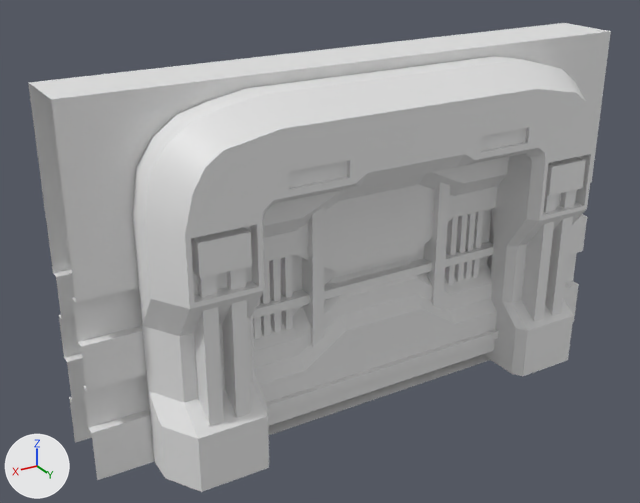
A saved change to the FBX model OMH_Proto/Assets/[Project]/Visuals/ENV/ENV_Decor/ENV_Door/ENV_Airlock/ENV_Objective_Airlock.fbx.
One viewpoint serves both versions: a camera (50 mm lens) standing at (5.3, 8.0, 5.79) and looking at (0.42, -0.12, 1.73). The axes (+X, +Y, +Z) are drawn at lower left. The lights are the same throughout. Vertices at the same position are counted once.

In view in the first picture: 'AirlockDoor', 'AirlockFrame'.
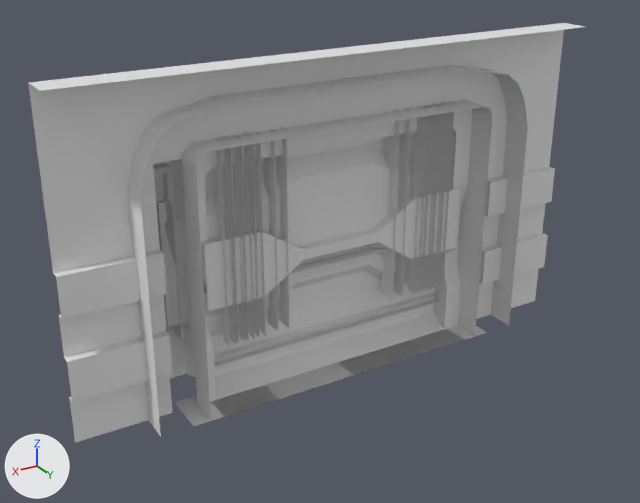
The change in detail:
me_plane_049 is used by ob_airlockdoor; location (0.0, 0.0, 0.0).
me_plane_049 had 330 vertices, 182 faces and spanned x -1.78..1.78, y -0.69..0.69, z 0.0..3.38.
me_plane_049 now has 168 vertices, 91 faces and spans x -1.78..1.78, y -0.69..0.0, z 0.0..3.38.
me_plane_049 part 1: 12 loose pieces with 96 vertices, spanning x -1.78..1.78, y 0.25..0.69, z 0.36..3.2, are deleted.
Part 2, on me_plane_049:
66 vertices are removed from x -1.78..1.78, y 0.31..0.63, z 0.0..3.38.
55 faces are deleted.
me_plane_050 is used by ob_airlockframe; location (0.0, 0.0, 0.0).
me_plane_050 had 762 vertices, 660 faces and spanned x -3.41..3.41, y -1.11..1.11, z 0.0..3.99.
me_plane_050 now has 409 vertices, 330 faces and spans x -3.41..3.41, y -1.11..0.0, z 0.0..3.99.
me_plane_050 part 3: the loose piece of 8 vertices spanning x 2.25..2.4, y 0.76..1.04, z 0.68..2.41 is deleted.
me_plane_050 part 4: the loose piece of 8 vertices spanning x -2.4..-2.25, y 0.76..1.04, z 0.68..2.41 is deleted.
me_plane_050 part 5: the loose piece of 8 vertices spanning x -2.1..-1.94, y 0.76..1.04, z 0.68..2.41 is deleted.
me_plane_050 part 6: the loose piece of 8 vertices spanning x 1.94..2.1, y 0.76..1.04, z 0.68..2.41 is deleted.
me_plane_050 part 7: 321 vertices removed from x -3.41..3.41, y 0.28..1.11, z 0.0..3.99.

Changed parts and their boxes [x1, y1, x2, y2] in the pictures (640 x 503 px):
'AirlockFrame', reshaped (10% shorter): before [28, 23, 611, 492]; after [28, 23, 585, 443]
'AirlockDoor', reshaped: before [253, 157, 509, 426]; after [203, 101, 462, 416]
part 1 of me_plane_049, deleted: before [253, 182, 499, 414]
part 2 of me_plane_049, deleted: before [254, 157, 509, 426]
part 3 of me_plane_050, deleted: before [194, 274, 224, 427]
part 4 of me_plane_050, deleted: before [545, 190, 576, 316]
part 5 of me_plane_050, deleted: before [521, 194, 557, 322]
part 6 of me_plane_050, deleted: before [222, 268, 251, 418]
part 7 of me_plane_050, deleted: before [40, 27, 611, 492]
